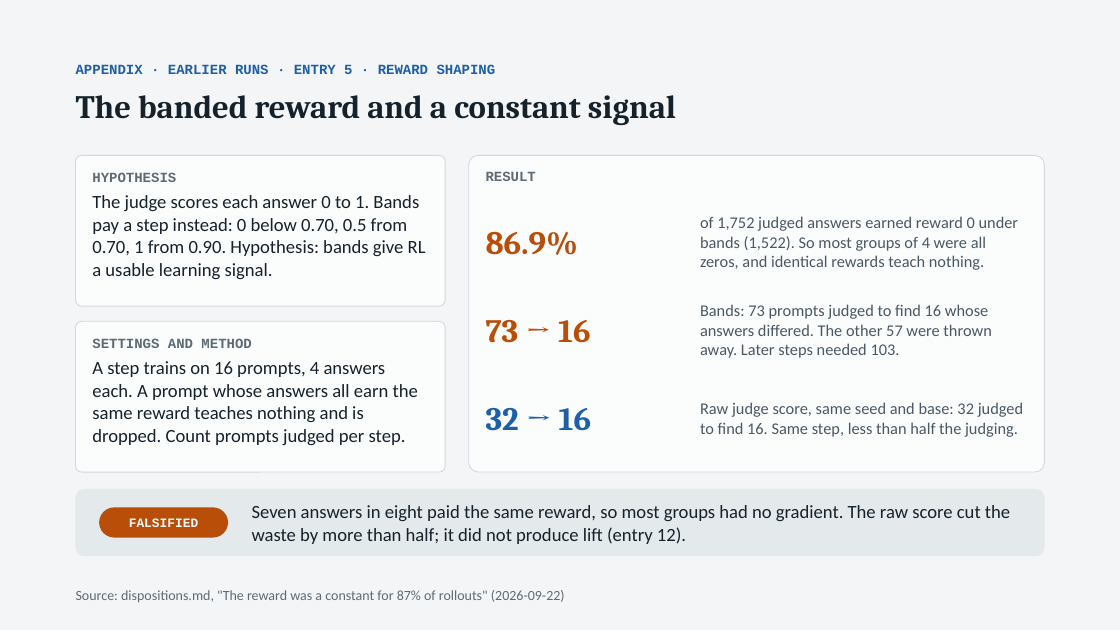
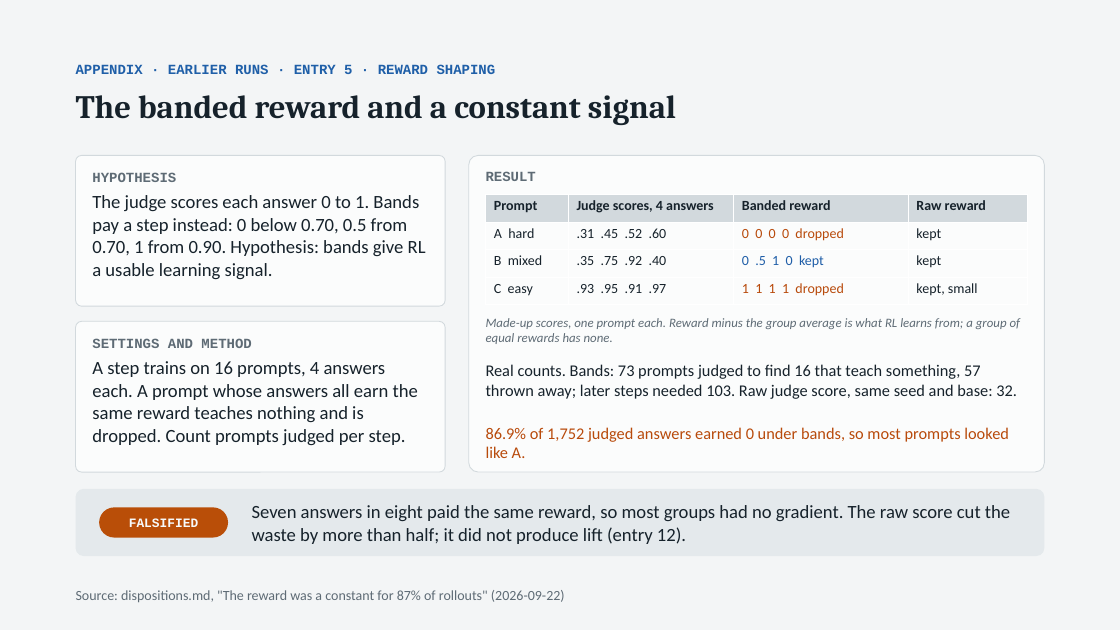
Before and after one commit to thistleknot/rl_v2_share, a slide deck: slide 19 of docs/RL_V2_rl.pptx. Drawn at 1120x630 pixels with LibreOffice and Linux fonts; fonts in the diff are those of the drawing. Boxes give left, top, right and bottom in pixels: in the first picture for what was removed or moved away, otherwise in the second. Text is boxed around its words. In the diff, an @@ line names an element or a change of style, - is before the commit and + after.

```diff
--- a/docs/RL_V2_rl.pptx
+++ b/docs/RL_V2_rl.pptx
@@ table added at (x1=486, y1=195, x2=1028, y2=305), 4 rows, 4 columns @@
+Prompt | Judge scores, 4 answers | Banded reward | Raw reward
+A hard | .31 .45 .52 .60 | 0 0 0 0 dropped | kept
+B mixed | .35 .75 .92 .40 | 0 .5 1 0 kept | kept
+C easy | .93 .95 .91 .97 | 1 1 1 1 dropped | kept, small
@@ text removed at (x1=486, y1=231, x2=579, y2=255) @@
-86.9%
@@ text removed at (x1=700, y1=216, x2=1019, y2=270) @@
-of 1,752 judged answers earned reward 0 under bands (1,522). So most groups of 4 were all zeros, and identical rewards teach nothing.
@@ text removed at (x1=486, y1=320, x2=591, y2=343) @@
-73 → 16
@@ text added at (x1=486, y1=318, x2=1021, y2=342), 11 pt, text #5E6B75, italic @@
+Made-up scores, one prompt each. Reward minus the group average is what RL learns from; a group of equal rewards has none.
@@ text "Real counts. Bands: 73 prompts ..." at (x1=486, y1=364, x2=1017, y2=399): vertical alignment middle to top @@
@@ text at (x1=486, y1=364, x2=1017, y2=399): text changed; text colour #4A5864 to #16222B @@
-Bands: 73 prompts judged to find 16 whose answers differed. The other 57 were thrown away. Later steps needed 103.
+Real counts. Bands: 73 prompts judged to find 16 that teach something, 57 thrown away; later steps needed 103. Raw judge score, same seed and base: 32.
@@ text removed at (x1=486, y1=408, x2=592, y2=431) @@
-32 → 16
@@ text removed at (x1=700, y1=402, x2=1023, y2=437) @@
-Raw judge score, same seed and base: 32 judged to find 16. Same step, less than half the judging.
@@ text added at (x1=486, y1=427, x2=1009, y2=458), 14 pt, text #B84A0B @@
+86.9% of 1,752 judged answers earned 0 under bands, so most prompts looked like A.
```
